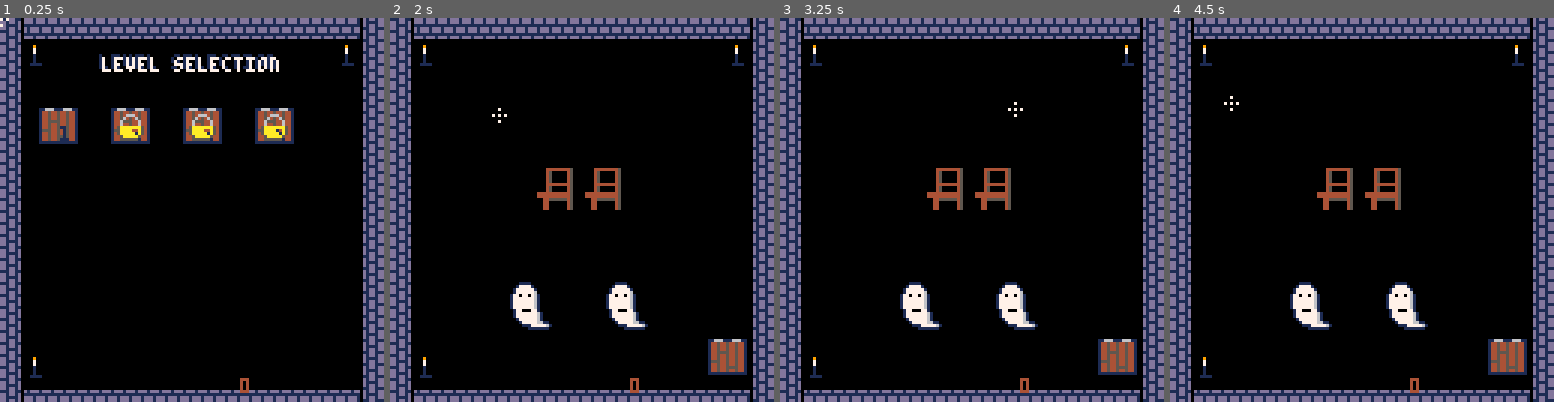
Above: before the commit, frames 1-4 (left to right).
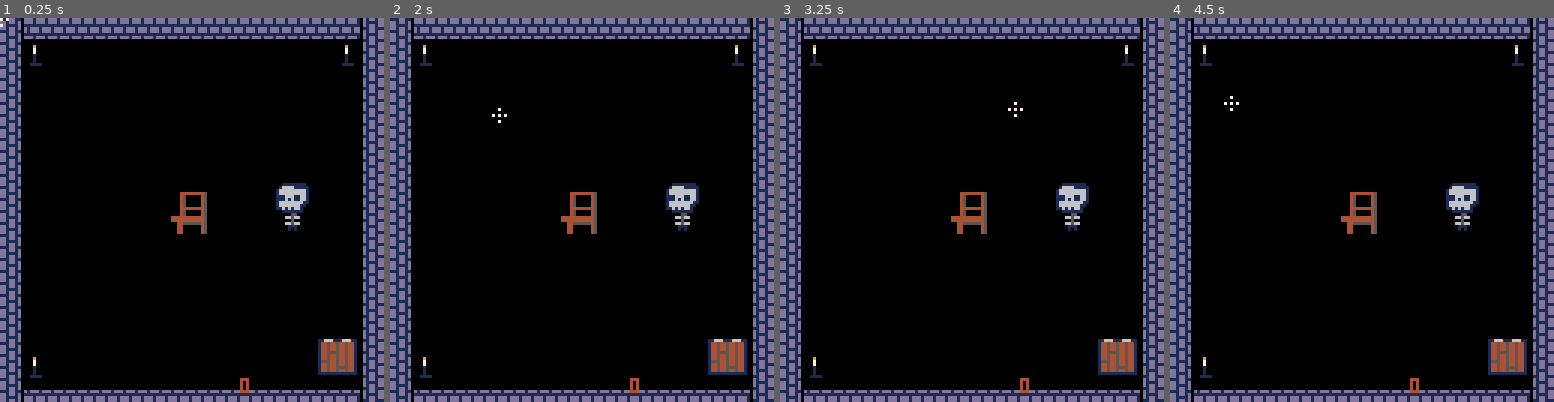
Above: after the commit, the same moments.

Repository: Mastoast/LDjam54
Game: PICO-8 cartridge ld54.p8
Same seed, same stepped clock (60 frames per second), same inputs: the game is played once before the commit and once after it.
Inputs (mouse positions are in pixels of both pictures, inside the frame that each line leads up to):
- Up to frame 1 (0.25 s): no input
- Up to frame 2 (2 s): tap X (X key) at 0.33, 1.07, 1.85 s; click (670, 121) at 0.67 s; tap O (Z key) at 0.7, 1.7 s; click (436, 267) at 1.22 s; click (497, 114) at 1.77 s
- Up to frame 3 (3.25 s): tap O (Z key) at 2.1, 2.5, 2.9 s; click (952, 259) at 2.32 s; click (1014, 106) at 2.87 s; tap X (X key) at 2.97 s
- Up to frame 4 (4.5 s): tap O (Z key) at 3.3, 3.7, 4.1 s; click (1465, 256) at 3.42 s; click (1231, 102) at 3.97 s; tap X (X key) at 4.08 s

The runs differ from the first frame. In frame 1, 7.4% of the frame differs, in the area x 10-93%, y 9-93%; in frame 2, 3.8%; in frame 3, 3.8%; in frame 4, 3.8%.

Commit message:
Title + ui

Diff:
--- a/ld54.p8
+++ b/ld54.p8
@@ -8,7 +8,7 @@
 
 --[[
     TODO
-    level cleared => celebration
+    Levels
 
     bat transition
     SFX
@@ -16,6 +16,7 @@
 
     Visuals
     monster ui animation
+    level cleared => celebration
     light effects
     decorations
     monster animations
--- a/main.lua
+++ b/main.lua
@@ -24,9 +24,9 @@
     for index = 1, #levels do
         levels[index].cleared = (dget(index) == 1 and true) or false
     end
-    -- init_level(levels[current_level])
+    init_level(levels[current_level])
     -- init_menu()
-    init_lvl_selection()
+    -- init_lvl_selection()
     -- create(bat, 64, 64)
 end
 
@@ -316,7 +316,11 @@
     end
 
     if gstate == 1 then
-        print_centered("hallowincompatibility", -1, 23, 1)
+        local coord = 64 - (#"transilvaniawkward" * 2)
+        print("transilvani", coord - 1, 23 - 1, 1)
+        coord = print("transilvani", coord, 23, 7)
+        print("awkward", coord-1, 23-1, 1)
+        print("awkward", coord, 23, 9)
         print_centered("press ❎ or left click", -1, 64-1, 1)
         print_centered("press ❎ or left click", 0, 64, 7)
     elseif gstate == 2 then
@@ -355,7 +359,7 @@
 
 -- print at center
 function print_centered(str, offset_x, y, col)
-    print(str, cam.x + 64 - (#str * 2) + offset_x, y, col)
+    return print(str, cam.x + 64 - (#str * 2) + offset_x, y, col)
 end
 
 -- random range
--- a/objects.lua
+++ b/objects.lua
@@ -22,6 +22,10 @@
 monster.is_happy = false
 function monster.update_solution(self) self.is_happy = true; return self.is_happy and self.chair end
 
+function monster.init(self)
+    self.ui_delay = flr(25 + rnd(25))
+end
+
 function monster.update(self)
 
 end
@@ -32,6 +36,16 @@
         size = gtime % 50 < 25 and self.hit_h or self.hit_h - 1
     end
     sspr((self.spr % 16) * 8, flr(self.spr \ 16) * 8, self.hit_w, self.hit_h, self.x, self.y, self.hit_w, size)
+    if self.chair and gtime % self.ui_delay == 0 then
+        if  self.is_happy then
+            text = create(floating_text, self.x  + self.hit_w / 4, self.y + self.hit_h / 4)
+            text.text = "♥"
+        else
+            text = create(floating_text, self.x  + self.hit_w / 4, self.y + self.hit_h / 4)
+            text.text = "!"
+        end
+    end
+    -- print(self.ui_delay, self.x, self.y, 9)
 end
 
 function monster.draw_ui(self)
@@ -39,13 +53,13 @@
     if self.picked then
         circ(self.x + self.hit_w/2, self.y + self.hit_h/2, self.radius, 7)
     end
-    if self.chair then
-        if  self.is_happy then
-            print("♥", self.x  + self.hit_w / 2, self.y - 7, 8)
-        else
-            print("!", self.x  + self.hit_w / 2, self.y - 7, 8)
-        end
-    end
+    -- if self.chair then
+    --     if  self.is_happy then
+    --         print("♥", self.x  + self.hit_w / 2, self.y - 7, 8)
+    --     else
+    --         print("!", self.x  + self.hit_w / 2, self.y - 7, 8)
+    --     end
+    -- end
 end
 
 ghost = new_type(20, monster)
@@ -166,6 +180,25 @@
     spr(self.spr, self.x, self.y, self.hit_w/8, self.hit_h/8)
 end
 
+floating_text = new_type(0)
+floating_text.text = "?!"
+floating_text.color = 8
+floating_text.t=0
+floating_text.t_max=0
+function floating_text.init(self)
+    self.t_max = 16+flr(rnd(4))
+end
+function floating_text.update(self)
+    if gtime %2 == 0 then
+        self.y -= 1
+        self.x += sin((gtime + self.t_max - self.t % 100) / 10 )
+        self.t += 1
+    end
+    if (self.t >= self.t_max) del(objects, self)
+end
+function floating_text.draw(self)
+    print(self.text, self.x, self.y, self.color)
+end
 
 -- PARTICLES
 particles = {}
